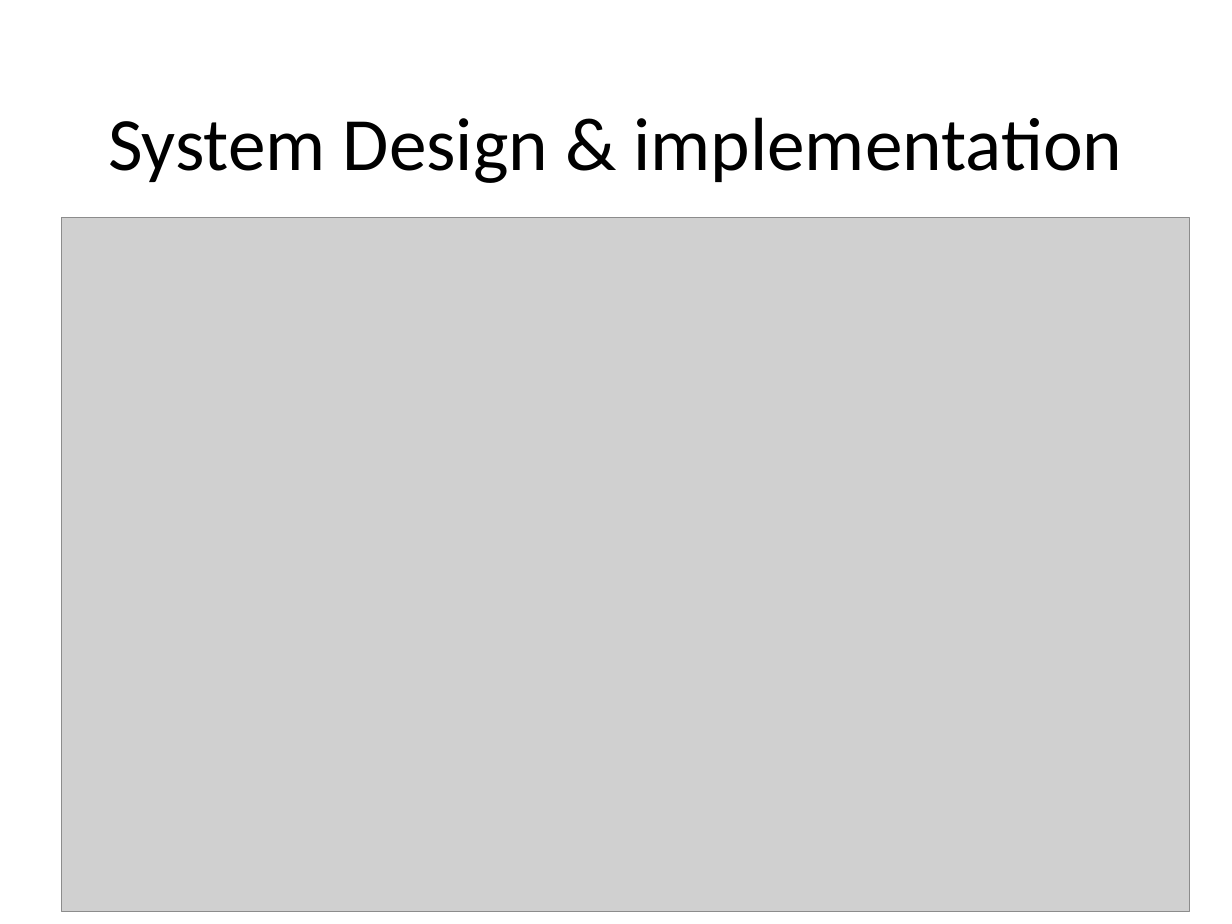
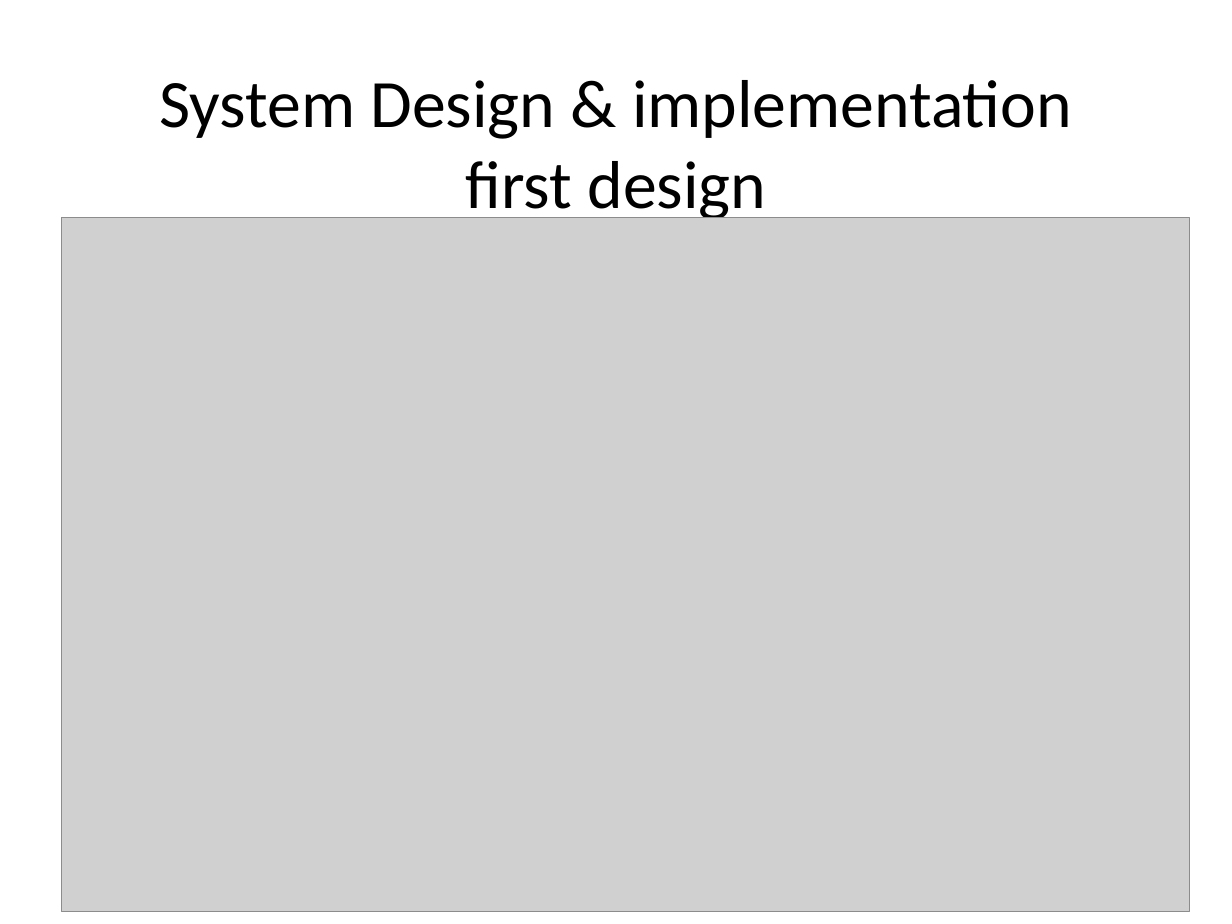
Before and after one commit to yarneo/cryptography-nir-itay-yarden, a slide deck: slide 1 of Cryptography Project - meeting2.pptx. Drawn at 1232x924 pixels with LibreOffice and Linux fonts; fonts in the diff are those of the drawing; grey boxes stand for pictures. Boxes give left, top, right and bottom in pixels: in the first picture for what was removed or moved away, otherwise in the second. Text is boxed around its words. In the diff, an @@ line names an element or a change of style, - is before the commit and + after.

```diff
--- a/Cryptography Project - meeting2.pptx
+++ b/Cryptography Project - meeting2.pptx
@@ title at [159, 80, 1072, 225]: text changed; size 44 to 39.6 pt @@
-System Design & implementation
+System Design & implementation
+first design
```
Also in this commit, not shown: 5 slides added.
